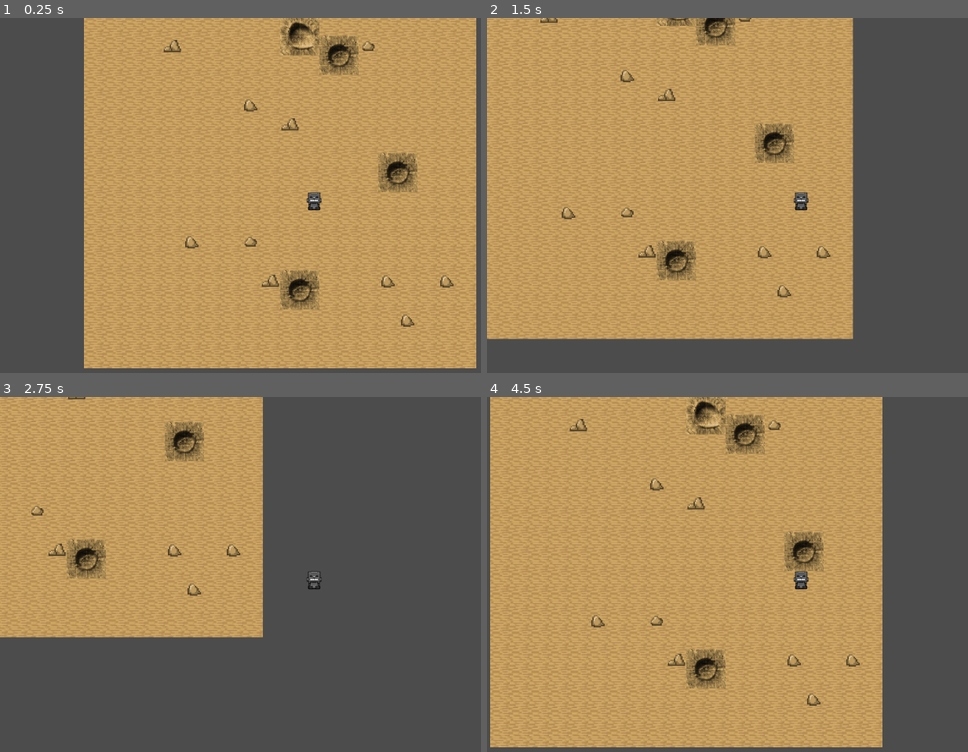
Above: before the commit, frames 1-4 (two rows, left to right).
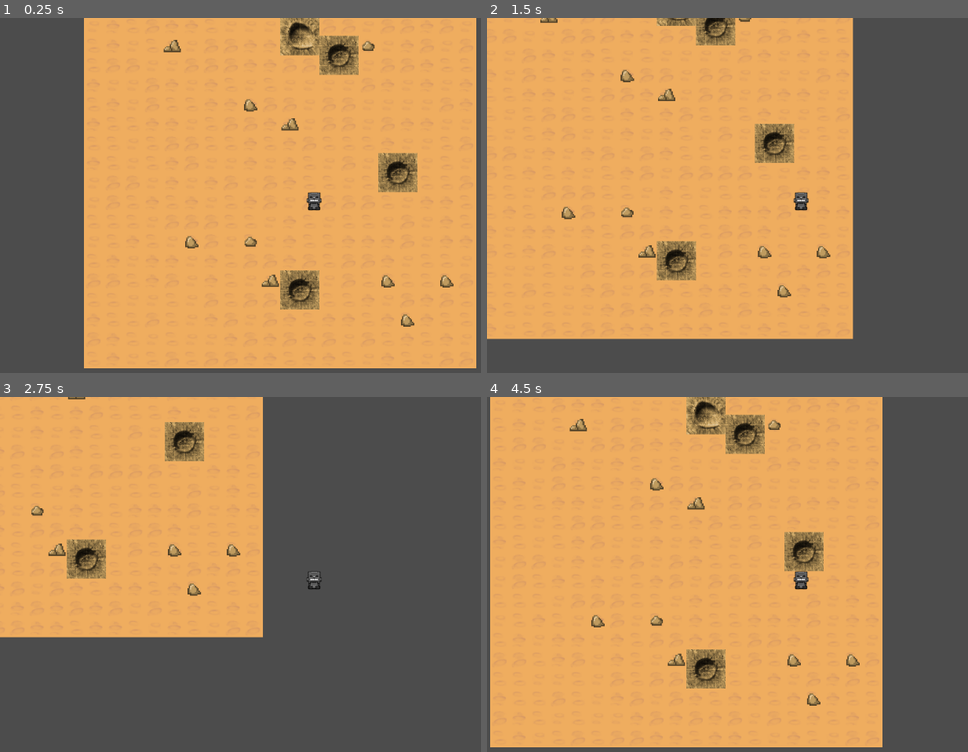
Above: after the commit, the same moments.

Repository: PMWGames/Nila
Game: Godot game, scene res://scenes/scene_test.tscn
Two runs of this game, one before a commit and one after it. Both use one fixed random seed, a clock stepped at 60 frames per second and the inputs below.
Inputs (mouse positions are in pixels of both pictures, inside the frame that each line leads up to):
- Up to frame 1 (0.25 s): no input
- Up to frame 2 (1.5 s): tap Enter at 0.5 s; move the mouse to (939, 181) at 0.52 s; hold Right (ui_right) 0.53-1.28 s; click (939, 181) at 0.67 s; move the mouse to (674, 220) at 1.27 s; hold Down (ui_down) from 1.28 s (still down)
- Up to frame 3 (2.75 s): move the mouse to (375, 499) at 2.02 s; release Down (ui_down) at 2.03 s; hold Right (ui_right) from 2.03 s (still down)
- Up to frame 4 (4.5 s): move the mouse to (770, 652) at 2.77 s; release Right (ui_right) at 2.78 s; hold Up (ui_up) 2.78-3.53 s; click (770, 652) at 2.92 s; move the mouse to (outside the picture) at 3.52 s; hold Left (ui_left) from 3.53 s (still down); move the mouse to (612, 524) at 4.27 s

The runs differ from the first frame. In frame 1, 74% of the frame differs, in the area x 17-100%, y 0-99%; in frame 2, 64%; in frame 3, 34%; in frame 4, 74%, in the area x 0-83%, y 0-99%.

Commit message:
Implementando chão do mapa

Diff:
--- a/game/scenes/maps/surface/map_surface.gd
+++ b/game/scenes/maps/surface/map_surface.gd
@@ -1,11 +1,14 @@
 extends TileMap
+
+var rng = RandomNumberGenerator.new()
 
 func _ready():
 	pass # Replace with function body.
 
 func _init():
+	rng.randomize()
 	var range_x = MapVar.map_area_x / 2
 	var range_y = MapVar.map_area_y / 2
 	for x in range(MapVar.map_area_x):
 		for y in range(MapVar.map_area_y):
-			set_cell(x - range_x, y - range_y, 0)
+			set_cell(x - range_x, y - range_y, rng.randi_range(0, 3))
--- a/game/scenes/maps/surface/map_surface.tscn
+++ b/game/scenes/maps/surface/map_surface.tscn
@@ -1,57 +1,13 @@
-[gd_scene load_steps=25 format=2]
+[gd_scene load_steps=11 format=2]
 
 [ext_resource path="res://resources/tiles/tile_tileset1.png" type="Texture" id=1]
 [ext_resource path="res://scenes/maps/surface/map_surface.gd" type="Script" id=2]
 [ext_resource path="res://scenes/maps/surface/map_suface_c2.gd" type="Script" id=3]
-
-[sub_resource type="ConvexPolygonShape2D" id=1]
-points = PoolVector2Array( 0, 0, 32, 0, 32, 32, 0, 32 )
-
-[sub_resource type="ConvexPolygonShape2D" id=2]
-points = PoolVector2Array( 0, 0, 32, 0, 32, 32, 0, 32 )
-
-[sub_resource type="ConvexPolygonShape2D" id=3]
-points = PoolVector2Array( 0, 0, 32, 0, 32, 32, 0, 32 )
-
-[sub_resource type="ConvexPolygonShape2D" id=4]
-points = PoolVector2Array( 0, 0, 32, 0, 32, 32, 0, 32 )
-
-[sub_resource type="ConvexPolygonShape2D" id=5]
-points = PoolVector2Array( 0, 0, 32, 0, 32, 32, 0, 32 )
-
-[sub_resource type="ConvexPolygonShape2D" id=6]
-points = PoolVector2Array( 0, 0, 32, 0, 32, 32, 0, 32 )
-
-[sub_resource type="ConvexPolygonShape2D" id=7]
-points = PoolVector2Array( 0, 0, 32, 0, 32, 32, 0, 32 )
-
-[sub_resource type="ConvexPolygonShape2D" id=8]
-points = PoolVector2Array( 0, 0, 32, 0, 32, 32, 0, 32 )
-
-[sub_resource type="ConvexPolygonShape2D" id=9]
-points = PoolVector2Array( 0, 0, 32, 0, 32, 32, 0, 32 )
-
-[sub_resource type="ConvexPolygonShape2D" id=10]
-points = PoolVector2Array( 0, 0, 32, 0, 32, 32, 0, 32 )
-
-[sub_resource type="ConvexPolygonShape2D" id=11]
-points = PoolVector2Array( 0, 0, 32, 0, 32, 32, 0, 32 )
-
-[sub_resource type="ConvexPolygonShape2D" id=12]
-points = PoolVector2Array( 0, 0, 32, 0, 32, 32, 0, 32 )
-
-[sub_resource type="ConvexPolygonShape2D" id=13]
-points = PoolVector2Array( 0, 0, 32, 0, 32, 32, 0, 32 )
-
-[sub_resource type="ConvexPolygonShape2D" id=14]
-points = PoolVector2Array( 0, 0, 32, 0, 32, 32, 0, 32 )
-
-[sub_resource type="ConvexPolygonShape2D" id=15]
-points = PoolVector2Array( 0, 0, 32, 0, 32, 32, 0, 32 )
+[ext_resource path="res://resources/tiles/terra.png" type="Texture" id=4]
 
 [sub_resource type="TileSet" id=16]
-0/name = "tile_tileset1.png 0"
-0/texture = ExtResource( 1 )
+0/name = "terra.png 0"
+0/texture = ExtResource( 4 )
 0/tex_offset = Vector2( 0, 0 )
 0/modulate = Color( 1, 1, 1, 1 )
 0/region = Rect2( 0, 0, 32, 32 )
@@ -64,8 +20,8 @@
 0/shape_one_way_margin = 0.0
 0/shapes = [  ]
 0/z_index = 0
-1/name = "tile_tileset1.png 1"
-1/texture = ExtResource( 1 )
+1/name = "terra.png 1"
+1/texture = ExtResource( 4 )
 1/tex_offset = Vector2( 0, 0 )
 1/modulate = Color( 1, 1, 1, 1 )
 1/region = Rect2( 32, 0, 32, 32 )
@@ -78,8 +34,8 @@
 1/shape_one_way_margin = 0.0
 1/shapes = [  ]
 1/z_index = 0
-2/name = "tile_tileset1.png 2"
-2/texture = ExtResource( 1 )
+2/name = "terra.png 2"
+2/texture = ExtResource( 4 )
 2/tex_offset = Vector2( 0, 0 )
 2/modulate = Color( 1, 1, 1, 1 )
 2/region = Rect2( 0, 32, 32, 32 )
@@ -92,8 +48,8 @@
 2/shape_one_way_margin = 0.0
 2/shapes = [  ]
 2/z_index = 0
-3/name = "tile_tileset1.png 3"
-3/texture = ExtResource( 1 )
+3/name = "terra.png 3"
+3/texture = ExtResource( 4 )
 3/tex_offset = Vector2( 0, 0 )
 3/modulate = Color( 1, 1, 1, 1 )
 3/region = Rect2( 32, 32, 32, 32 )
@@ -106,339 +62,6 @@
 3/shape_one_way_margin = 0.0
 3/shapes = [  ]
 3/z_index = 0
-4/name = "tile_tileset1.png 4"
-4/texture = ExtResource( 1 )
-4/tex_offset = Vector2( 0, 0 )
-4/modulate = Color( 1, 1, 1, 1 )
-4/region = Rect2( 64, 0, 64, 64 )
-4/tile_mode = 1
-4/autotile/bitmask_mode = 0
-4/autotile/bitmask_flags = [  ]
-4/autotile/icon_coordinate = Vector2( 0, 0 )
-4/autotile/tile_size = Vector2( 32, 32 )
-4/autotile/spacing = 0
-4/autotile/occluder_map = [  ]
-4/autotile/navpoly_map = [  ]
-4/autotile/priority_map = [  ]
-4/autotile/z_index_map = [  ]
-4/occluder_offset = Vector2( 0, 0 )
-4/navigation_offset = Vector2( 0, 0 )
-4/shape_offset = Vector2( 0, 0 )
-4/shape_transform = Transform2D( 1, 0, 0, 1, 0, 0 )
-4/shape = SubResource( 1 )
-4/shape_one_way = false
-4/shape_one_way_margin = 1.0
-4/shapes = [ {
-"autotile_coord": Vector2( 0, 0 ),
-"one_way": false,
-"one_way_margin": 1.0,
-"shape": SubResource( 1 ),
-"shape_transform": Transform2D( 1, 0, 0, 1, 0, 0 )
-}, {
-"autotile_coord": Vector2( 1, 0 ),
-"one_way": false,
-"one_way_margin": 1.0,
-"shape": SubResource( 2 ),
-"shape_transform": Transform2D( 1, 0, 0, 1, 0, 0 )
-}, {
-"autotile_coord": Vector2( 1, 0 ),
-"one_way": false,
-"one_way_margin": 1.0,
-"shape": SubResource( 3 ),
-"shape_transform": Transform2D( 1, 0, 0, 1, 0, 0 )
-}, {
-"autotile_coord": Vector2( 0, 1 ),
-"one_way": false,
-"one_way_margin": 1.0,
-"shape": SubResource( 4 ),
-"shape_transform": Transform2D( 1, 0, 0, 1, 0, 0 )
-}, {
-"autotile_coord": Vector2( 1, 1 ),
-"one_way": false,
-"one_way_margin": 1.0,
-"shape": SubResource( 5 ),
-"shape_transform": Transform2D( 1, 0, 0, 1, 0, 0 )
-} ]
-4/z_index = 0
-5/name = "tile_tileset1.png 5"
-5/texture = ExtResource( 1 )
-5/tex_offset = Vector2( 0, 0 )
-5/modulate = Color( 1, 1, 1, 1 )
-5/region = Rect2( 0, 64, 64, 64 )
-5/tile_mode = 1
-5/autotile/bitmask_mode = 0
-5/autotile/bitmask_flags = [  ]
-5/autotile/icon_coordinate = Vector2( 0, 0 )
-5/autotile/tile_size = Vector2( 32, 32 )
-5/autotile/spacing = 0
-5/autotile/occluder_map = [  ]
-5/autotile/navpoly_map = [  ]
-5/autotile/priority_map = [  ]
-5/autotile/z_index_map = [  ]
-5/occluder_offset = Vector2( 0, 0 )
-5/navigation_offset = Vector2( 0, 0 )
-5/shape_offset = Vector2( 0, 0 )
-5/shape_transform = Transform2D( 1, 0, 0, 1, 0, 0 )
-5/shape = SubResource( 6 )
-5/shape_one_way = false
-5/shape_one_way_margin = 1.0
-5/shapes = [ {
-"autotile_coord": Vector2( 1, 1 ),
-"one_way": false,
-"one_way_margin": 1.0,
-"shape": SubResource( 6 ),
-"shape_transform": Transform2D( 1, 0, 0, 1, 0, 0 )
-}, {
-"autotile_coord": Vector2( 1, 1 ),
-"one_way": false,
-"one_way_margin": 1.0,
-"shape": SubResource( 7 ),
-"shape_transform": Transform2D( 1, 0, 0, 1, 0, 0 )
-}, {
-"autotile_coord": Vector2( 1, 0 ),
-"one_way": false,
-"one_way_margin": 1.0,
-"shape": SubResource( 8 ),
-"shape_transform": Transform2D( 1, 0, 0, 1, 0, 0 )
-}, {
-"autotile_coord": Vector2( 0, 0 ),
-"one_way": false,
-"one_way_margin": 1.0,
-"shape": SubResource( 9 ),
-"shape_transform": Transform2D( 1, 0, 0, 1, 0, 0 )
-}, {
-"autotile_coord": Vector2( 0, 0 ),
-"one_way": false,
-"one_way_margin": 1.0,
-"shape": SubResource( 10 ),
-"shape_transform": Transform2D( 1, 0, 0, 1, 0, 0 )
-}, {
-"autotile_coord": Vector2( 0, 1 ),
-"one_way": false,
-"one_way_margin": 1.0,
-"shape": SubResource( 11 ),
-"shape_transform": Transform2D( 1, 0, 0, 1, 0, 0 )
-} ]
-5/z_index = 0
-6/name = "tile_tileset1.png 6"
-6/texture = ExtResource( 1 )
-6/tex_offset = Vector2( 0, 0 )
-6/modulate = Color( 1, 1, 1, 1 )
-6/region = Rect2( 64, 64, 32, 32 )
-6/tile_mode = 0
-6/occluder_offset = Vector2( 0, 0 )
-6/navigation_offset = Vector2( 0, 0 )
-6/shape_offset = Vector2( 0, 0 )
-6/shape_transform = Transform2D( 1, 0, 0, 1, 0, 0 )
-6/shape = SubResource( 12 )
-6/shape_one_way = false
-6/shape_one_way_margin = 1.0
-6/shapes = [ {
-"autotile_coord": Vector2( 0, 0 ),
-"one_way": false,
-"one_way_margin": 1.0,
-"shape": SubResource( 12 ),
-"shape_transform": Transform2D( 1, 0, 0, 1, 0, 0 )
-} ]
-6/z_index = 0
-7/name = "tile_tileset1.png 7"
-7/texture = ExtResource( 1 )
-7/tex_offset = Vector2( 0, 0 )
-7/modulate = Color( 1, 1, 1, 1 )
-7/region = Rect2( 96, 64, 32, 32 )
-7/tile_mode = 0
-7/occluder_offset = Vector2( 0, 0 )
-7/navigation_offset = Vector2( 0, 0 )
-7/shape_offset = Vector2( 0, 0 )
-7/shape_transform = Transform2D( 1, 0, 0, 1, 0, 0 )
-7/shape = SubResource( 13 )
-7/shape_one_way = false
-7/shape_one_way_margin = 1.0
-7/shapes = [ {
-"autotile_coord": Vector2( 0, 0 ),
-"one_way": false,
-"one_way_margin": 1.0,
-"shape": SubResource( 13 ),
-"shape_transform": Transform2D( 1, 0, 0, 1, 0, 0 )
-} ]
-7/z_index = 0
-8/name = "tile_tileset1.png 8"
-8/texture = ExtResource( 1 )
-8/tex_offset = Vector2( 0, 0 )
-8/modulate = Color( 1, 1, 1, 1 )
-8/region = Rect2( 96, 96, 32, 32 )
-8/tile_mode = 0
-8/occluder_offset = Vector2( 0, 0 )
-8/navigation_offset = Vector2( 0, 0 )
-8/shape_offset = Vector2( 0, 0 )
-8/shape_transform = Transform2D( 1, 0, 0, 1, 0, 0 )
-8/shape = SubResource( 14 )
-8/shape_one_way = false
-8/shape_one_way_margin = 1.0
-8/shapes = [ {
-"autotile_coord": Vector2( 0, 0 ),
-"one_way": false,
-"one_way_margin": 1.0,
-"shape": SubResource( 14 ),
-"shape_transform": Transform2D( 1, 0, 0, 1, 0, 0 )
-} ]
-8/z_index = 0
-9/name = "tile_tileset1.png 9"
-9/texture = ExtResource( 1 )
-9/tex_offset = Vector2( 0, 0 )
-9/modulate = Color( 1, 1, 1, 1 )
-9/region = Rect2( 64, 96, 32, 32 )
-9/tile_mode = 0
-9/occluder_offset = Vector2( 0, 0 )
-9/navigation_offset = Vector2( 0, 0 )
-9/shape_offset = Vector2( 0, 0 )
-9/shape_transform = Transform2D( 1, 0, 0, 1, 0, 0 )
-9/shape = SubResource( 15 )
-9/shape_one_way = false
-9/shape_one_way_margin = 1.0
-9/shapes = [ {
-"autotile_coord": Vector2( 0, 0 ),
-"one_way": false,
-"one_way_margin": 1.0,
-"shape": SubResource( 15 ),
-"shape_transform": Transform2D( 1, 0, 0, 1, 0, 0 )
-} ]
-9/z_index = 0
-10/name = "tile_tileset1.png 10"
-10/texture = ExtResource( 1 )
-10/tex_offset = Vector2( 0, 0 )
-10/modulate = Color( 1, 1, 1, 1 )
-10/region = Rect2( 96, 0, 32, 32 )
-10/tile_mode = 0
-10/occluder_offset = Vector2( 0, 0 )
-10/navigation_offset = Vector2( 0, 0 )
-10/shape_offset = Vector2( 0, 0 )
-10/shape_transform = Transform2D( 1, 0, 0, 1, 0, 0 )
-10/shape_one_way = false
-10/shape_one_way_margin = 0.0
-10/shapes = [  ]
-10/z_index = 0
-11/name = "tile_tileset1.png 11"
-11/texture = ExtResource( 1 )
-11/tex_offset = Vector2( 0, 0 )
-11/modulate = Color( 1, 1, 1, 1 )
-11/region = Rect2( 64, 32, 32, 32 )
-11/tile_mode = 0
-11/occluder_offset = Vector2( 0, 0 )
-11/navigation_offset = Vector2( 0, 0 )
-11/shape_offset = Vector2( 0, 0 )
-11/shape_transform = Transform2D( 1, 0, 0, 1, 0, 0 )
-11/shape_one_way = false
-11/shape_one_way_margin = 0.0
-11/shapes = [  ]
-11/z_index = 0
-12/name = "tile_tileset1.png 12"
-12/texture = ExtResource( 1 )
-12/tex_offset = Vector2( 0, 0 )
-12/modulate = Color( 1, 1, 1, 1 )
-12/region = Rect2( 96, 32, 32, 32 )
-12/tile_mode = 0
-12/occluder_offset = Vector2( 0, 0 )
-12/navigation_offset = Vector2( 0, 0 )
-12/shape_offset = Vector2( 0, 0 )
-12/shape_transform = Transform2D( 1, 0, 0, 1, 0, 0 )
-12/shape_one_way = false
-12/shape_one_way_margin = 0.0
-12/shapes = [  ]
-12/z_index = 0
-13/name = "tile_tileset1.png 13"
-13/texture = ExtResource( 1 )
-13/tex_offset = Vector2( 0, 0 )
-13/modulate = Color( 1, 1, 1, 1 )
-13/region = Rect2( 64, 0, 32, 32 )
-13/tile_mode = 0
-13/occluder_offset = Vector2( 0, 0 )
-13/navigation_offset = Vector2( 0, 0 )
-13/shape_offset = Vector2( 0, 0 )
-13/shape_transform = Transform2D( 1, 0, 0, 1, 0, 0 )
-13/shape_one_way = false
-13/shape_one_way_margin = 0.0
-13/shapes = [  ]
-13/z_index = 0
-14/name = "tile_tileset1.png 14"
-14/texture = ExtResource( 1 )
-14/tex_offset = Vector2( 0, 0 )
-14/modulate = Color( 1, 1, 1, 1 )
-14/region = Rect2( 0, 64, 32, 32 )
-14/tile_mode = 0
-14/occluder_offset = Vector2( 0, 0 )
-14/navigation_offset = Vector2( 0, 0 )
-14/shape_offset = Vector2( 0, 0 )
-14/shape_transform = Transform2D( 1, 0, 0, 1, 0, 0 )
-14/shape_one_way = false
-14/shape_one_way_margin = 0.0
-14/shapes = [  ]
-14/z_index = 0
-15/name = "tile_tileset1.png 15"
-15/texture = ExtResource( 1 )
-15/tex_offset = Vector2( 0, 0 )
-15/modulate = Color( 1, 1, 1, 1 )
-15/region = Rect2( 32, 64, 32, 32 )
-15/tile_mode = 0
-15/occluder_offset = Vector2( 0, 0 )
-15/navigation_offset = Vector2( 0, 0 )
-15/shape_offset = Vector2( 0, 0 )
-15/shape_transform = Transform2D( 1, 0, 0, 1, 0, 0 )
-15/shape_one_way = false
-15/shape_one_way_margin = 0.0
-15/shapes = [  ]
-15/z_index = 0
-16/name = "tile_tileset1.png 16"
-16/texture = ExtResource( 1 )
-16/tex_offset = Vector2( 0, 0 )
-16/modulate = Color( 1, 1, 1, 1 )
-16/region = Rect2( 0, 96, 32, 32 )
-16/tile_mode = 0
-16/occluder_offset = Vector2( 0, 0 )
-16/navigation_offset = Vector2( 0, 0 )
-16/shape_offset = Vector2( 0, 0 )
-16/shape_transform = Transform2D( 1, 0, 0, 1, 0, 0 )
-16/shape_one_way = false
-16/shape_one_way_margin = 0.0
-16/shapes = [  ]
-16/z_index = 0
-17/name = "tile_tileset1.png 17"
-17/texture = ExtResource( 1 )
-17/tex_offset = Vector2( 0, 0 )
-17/modulate = Color( 1, 1, 1, 1 )
-17/region = Rect2( 32, 96, 32, 32 )
-17/tile_mode = 0
-17/occluder_offset = Vector2( 0, 0 )
-17/navigation_offset = Vector2( 0, 0 )
-17/shape_offset = Vector2( 0, 0 )
-17/shape_transform = Transform2D( 1, 0, 0, 1, 0, 0 )
-17/shape_one_way = false
-17/shape_one_way_margin = 0.0
-17/shapes = [  ]
-17/z_index = 0
-18/name = "tile_tileset1.png 18"
-18/texture = ExtResource( 1 )
-18/tex_offset = Vector2( 0, 0 )
-18/modulate = Color( 1, 1, 1, 1 )
-18/region = Rect2( 64, 64, 64, 64 )
-18/tile_mode = 1
-18/autotile/bitmask_mode = 0
-18/autotile/bitmask_flags = [  ]
-18/autotile/icon_coordinate = Vector2( 0, 0 )
-18/autotile/tile_size = Vector2( 32, 32 )
-18/autotile/spacing = 0
-18/autotile/occluder_map = [  ]
-18/autotile/navpoly_map = [  ]
-18/autotile/priority_map = [  ]
-18/autotile/z_index_map = [ Vector3( 1, 0, 1 ) ]
-18/occluder_offset = Vector2( 0, 0 )
-18/navigation_offset = Vector2( 0, 0 )
-18/shape_offset = Vector2( 0, 0 )
-18/shape_transform = Transform2D( 1, 0, 0, 1, 0, 0 )
-18/shape_one_way = false
-18/shape_one_way_margin = 0.0
-18/shapes = [  ]
-18/z_index = 0
 
 [sub_resource type="ConvexPolygonShape2D" id=17]
 points = PoolVector2Array( 0, 0, 32, 0, 32, 32, 0, 32 )
Binary file added: game/resources/tiles/terra.png
Not shown, added: game/resources/tiles/terra.png.import
